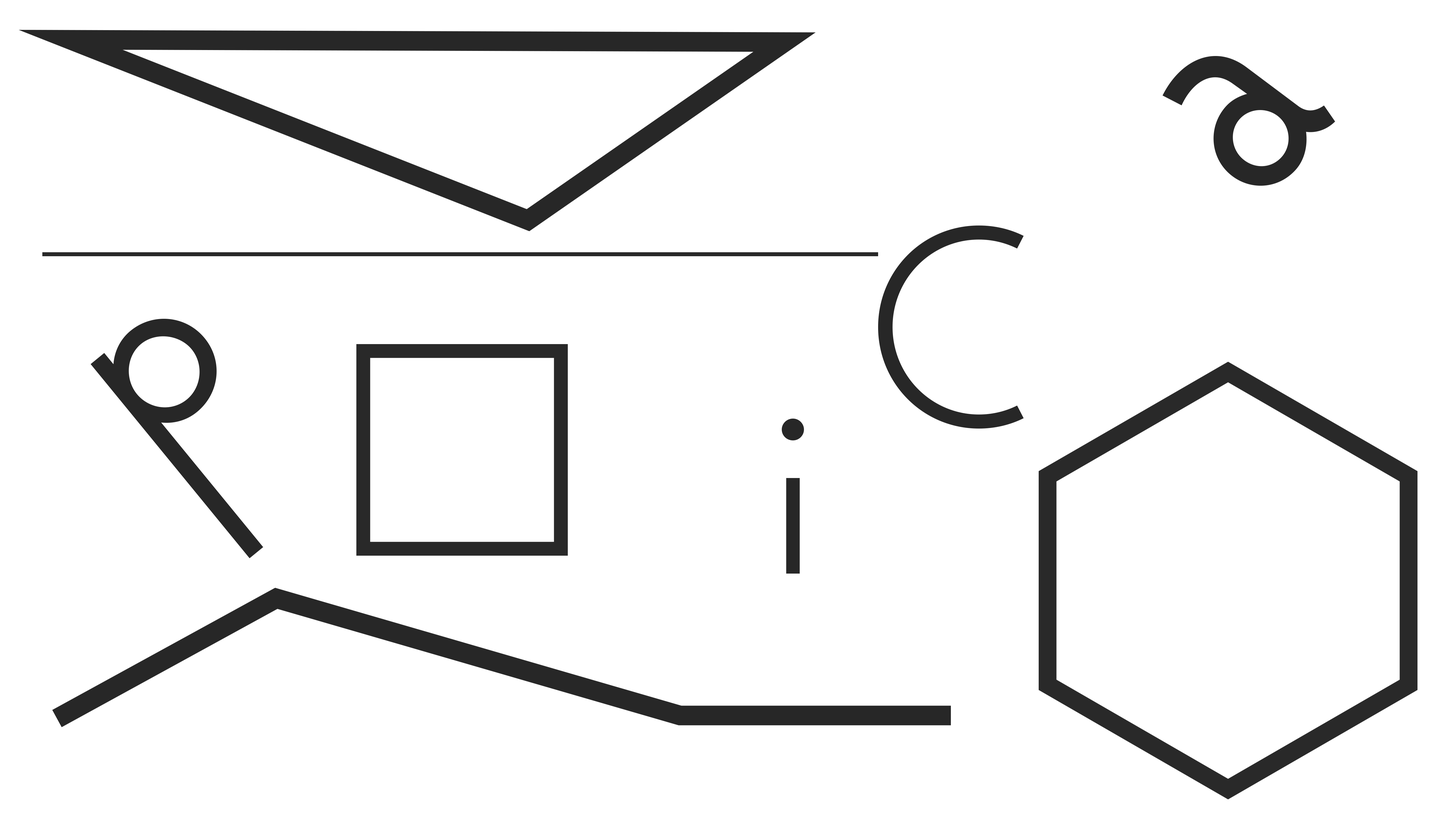
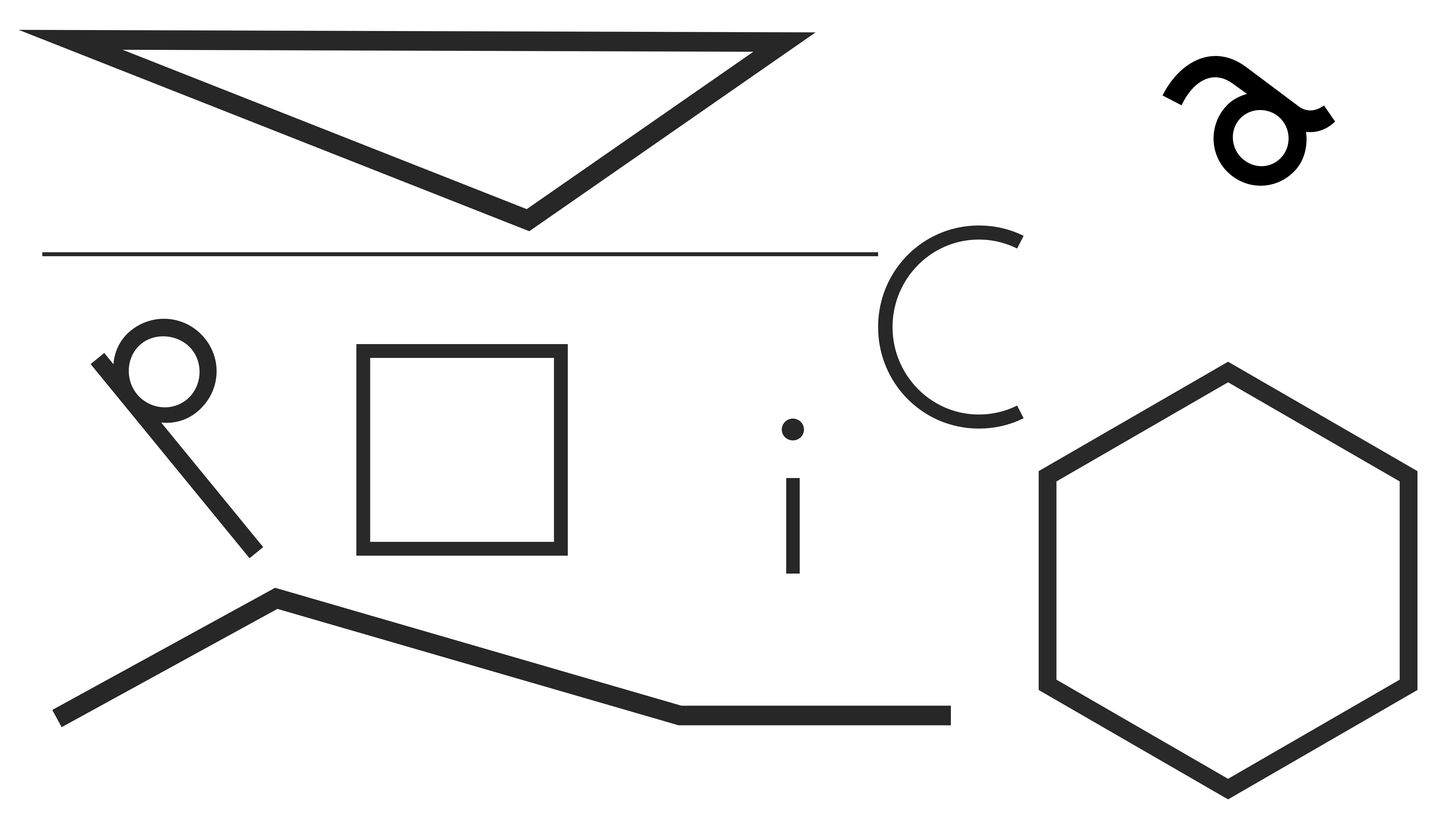
The second 1455 x 819 image is a revision of the first. Changes to its layers:
pixels changed over left=1162, top=55, right=1336, bottom=186 (layer not identified)
